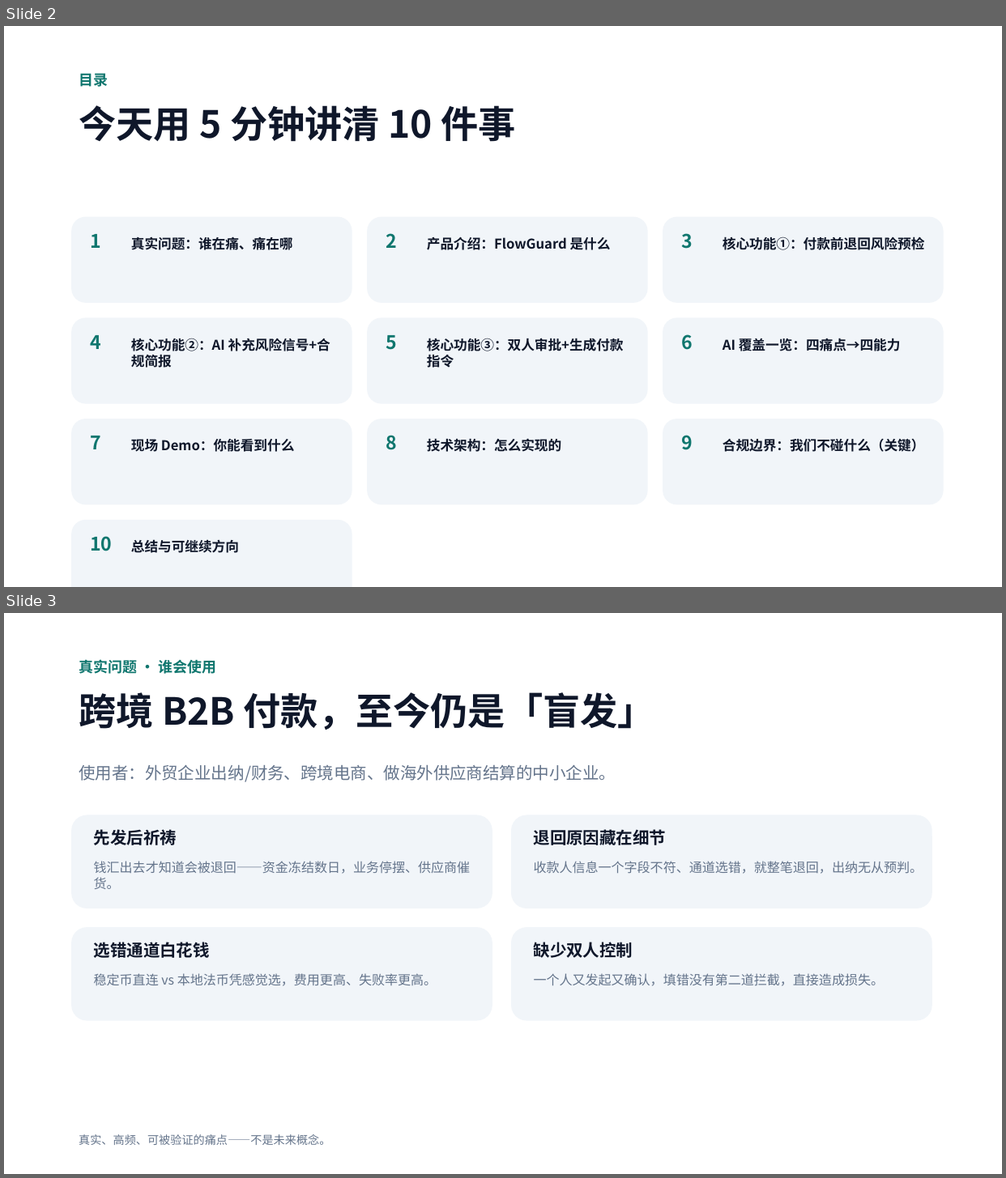
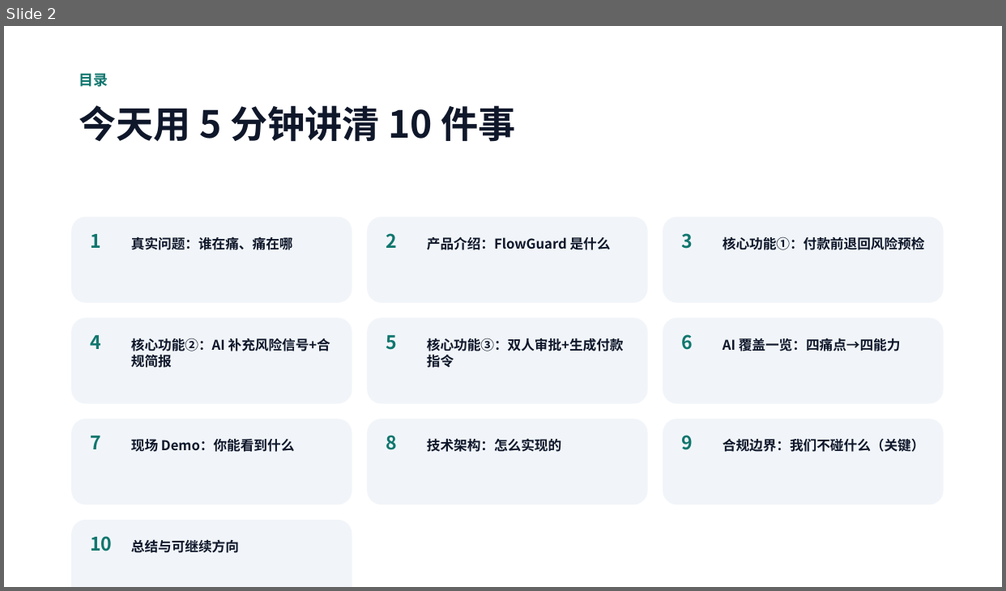
Before and after one commit to Michael-4753/flowguard-payout, a slide deck: public/FlowGuard-Hackathon-Pitch.pptx. Shown one above the other, each under a label of ours: slides 2 and 3 before the commit, slide 2 after it. The pictures are 1006x1178 and 1006x591 pixels, drawn with LibreOffice and Linux fonts; fonts in the diff are those of the drawing. Boxes give left, top, right and bottom in pixels: in the first picture for what was removed or moved away, otherwise in the second. Text is boxed around its words. In the diff, an @@ line names an element or a change of style, - is before the commit and + after.

```diff
--- a/public/FlowGuard-Hackathon-Pitch.pptx
+++ b/public/FlowGuard-Hackathon-Pitch.pptx
@@ slide 3 removed at box(4, 613, 1002, 1174), background #FFFFFF @@
@@ text removed at box(79, 659, 217, 674) @@
-真实问题 · 谁会使用
@@ text removed at box(79, 692, 655, 730) @@
-跨境 B2B 付款，至今仍是「盲发」
@@ text removed at box(79, 765, 616, 782) @@
-使用者：外贸企业出纳/财务、跨境电商、做海外供应商结算的中小企业。
@@ rounded rectangle removed at box(71, 815, 492, 909) @@
@@ text removed at box(94, 829, 177, 845) @@
-先发后祈祷
@@ rounded rectangle removed at box(512, 815, 932, 909) @@
@@ text removed at box(534, 829, 667, 845) @@
-退回原因藏在细节
@@ text removed at box(94, 861, 471, 889) @@
-钱汇出去才知道会被退回——资金冻结数日，业务停摆、供应商催货。
@@ text removed at box(534, 861, 923, 874) @@
-收款人信息一个字段不符、通道选错，就整笔退回，出纳无从预判。
@@ rounded rectangle removed at box(71, 927, 492, 1021) @@
@@ rounded rectangle removed at box(512, 927, 932, 1021) @@
@@ text removed at box(94, 942, 210, 958) @@
-选错通道白花钱
@@ text removed at box(534, 942, 633, 958) @@
-缺少双人控制
@@ text removed at box(94, 973, 437, 986) @@
-稳定币直连 vs 本地法币凭感觉选，费用更高、失败率更高。
@@ text removed at box(534, 973, 884, 986) @@
-一个人又发起又确认，填错没有第二道拦截，直接造成损失。
@@ text removed at box(79, 1135, 330, 1145) @@
-真实、高频、可被验证的痛点——不是未来概念。
```
Also in this commit, not shown: 1 slide added.
